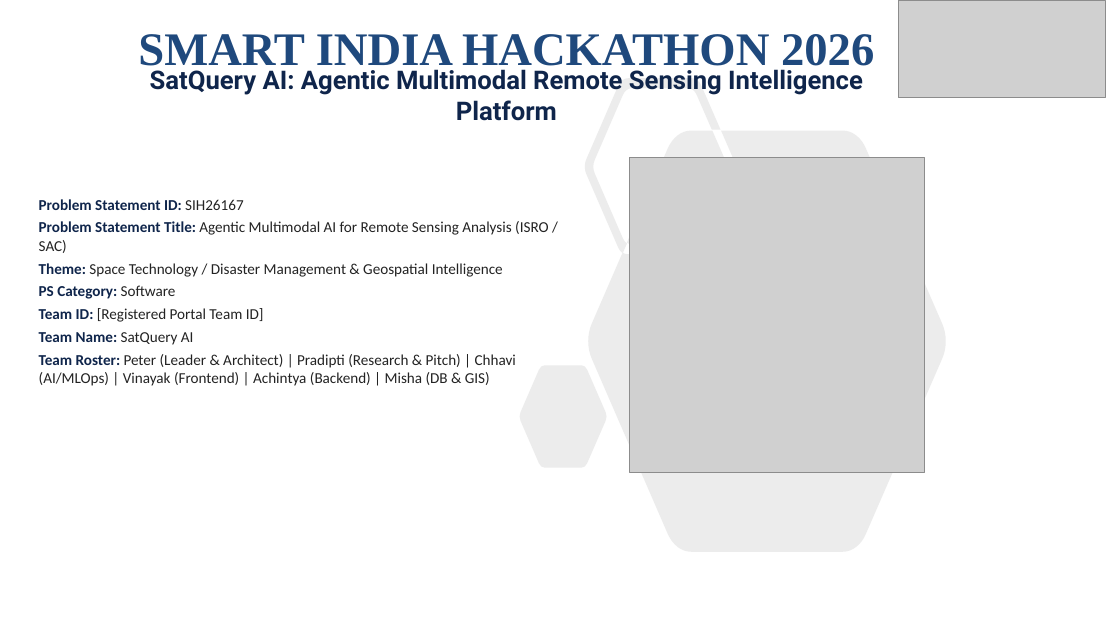
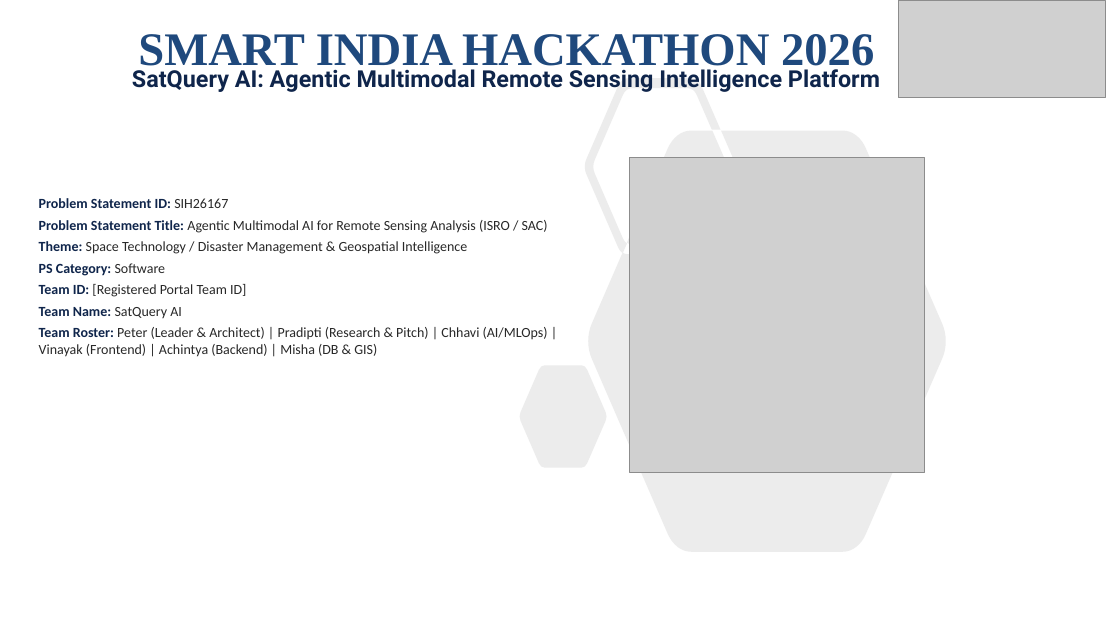
Before and after one commit to Shourya3113/SatQuery-AI-SIH-26, a slide deck: slide 1 of SIH2026-IDEA-Presentation-Format.pptx. Drawn at 1120x630 pixels with LibreOffice and Linux fonts; fonts in the diff are those of the drawing; grey boxes stand for pictures. Boxes give left, top, right and bottom in pixels: in the first picture for what was removed or moved away, otherwise in the second. Text is boxed around its words. In the diff, an @@ line names an element or a change of style, - is before the commit and + after.

```diff
--- a/SIH2026-IDEA-Presentation-Format.pptx
+++ b/SIH2026-IDEA-Presentation-Format.pptx
@@ subtitle "SatQuery AI: Agentic Multimodal Remote ..." at box(132, 69, 880, 92): size 22 to 20 pt @@
@@ text "Problem Statement ID: SIH26167" at box(39, 198, 548, 357): size 13 to 12 pt; text colour #232323 to #282828 in "SIH26167", "Agentic Multimodal AI for Remote Sensing Analysis ...", "Space Technology / Disaster Management & Geospatial ...", "Software" and 3 more places @@
```
Also in this commit, not shown: 5 other slides changed, 14 other files.
